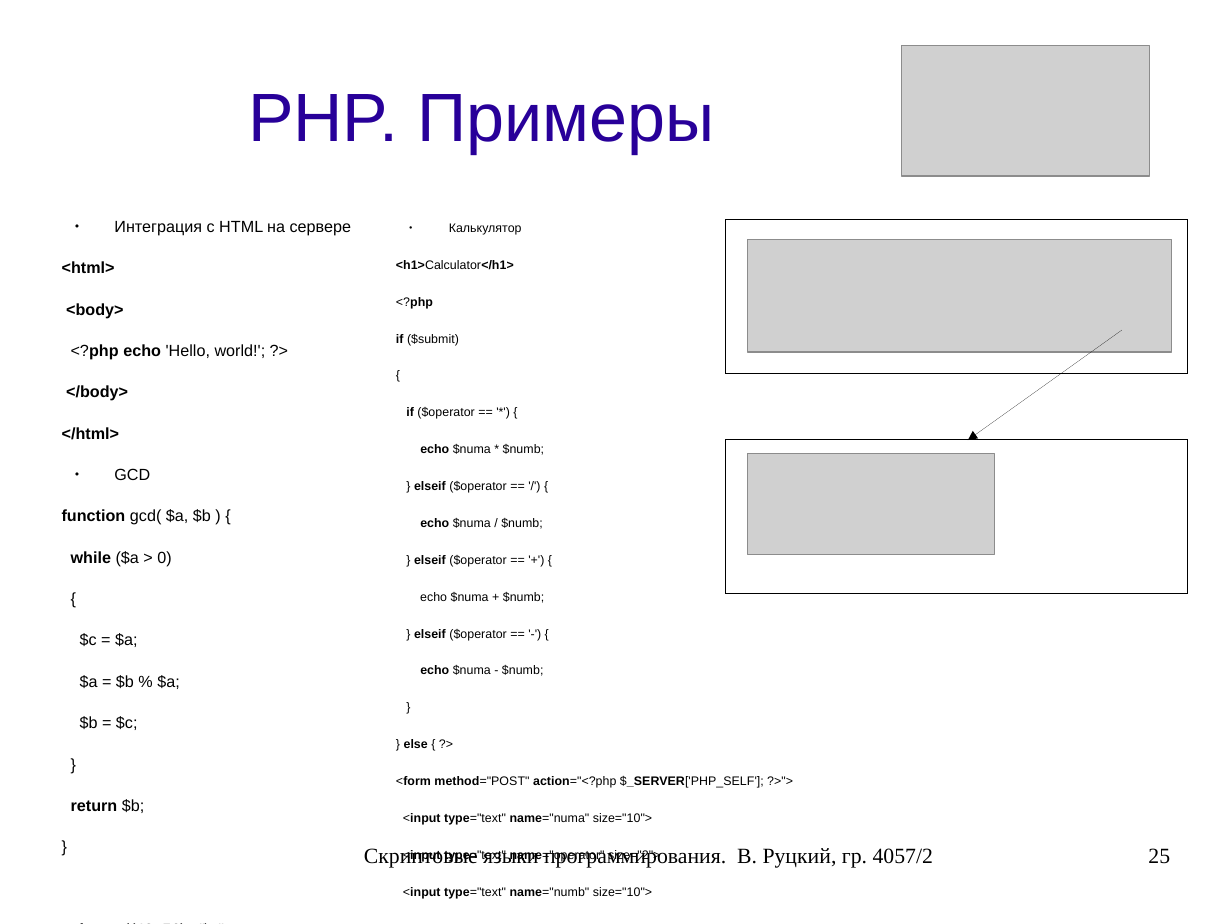
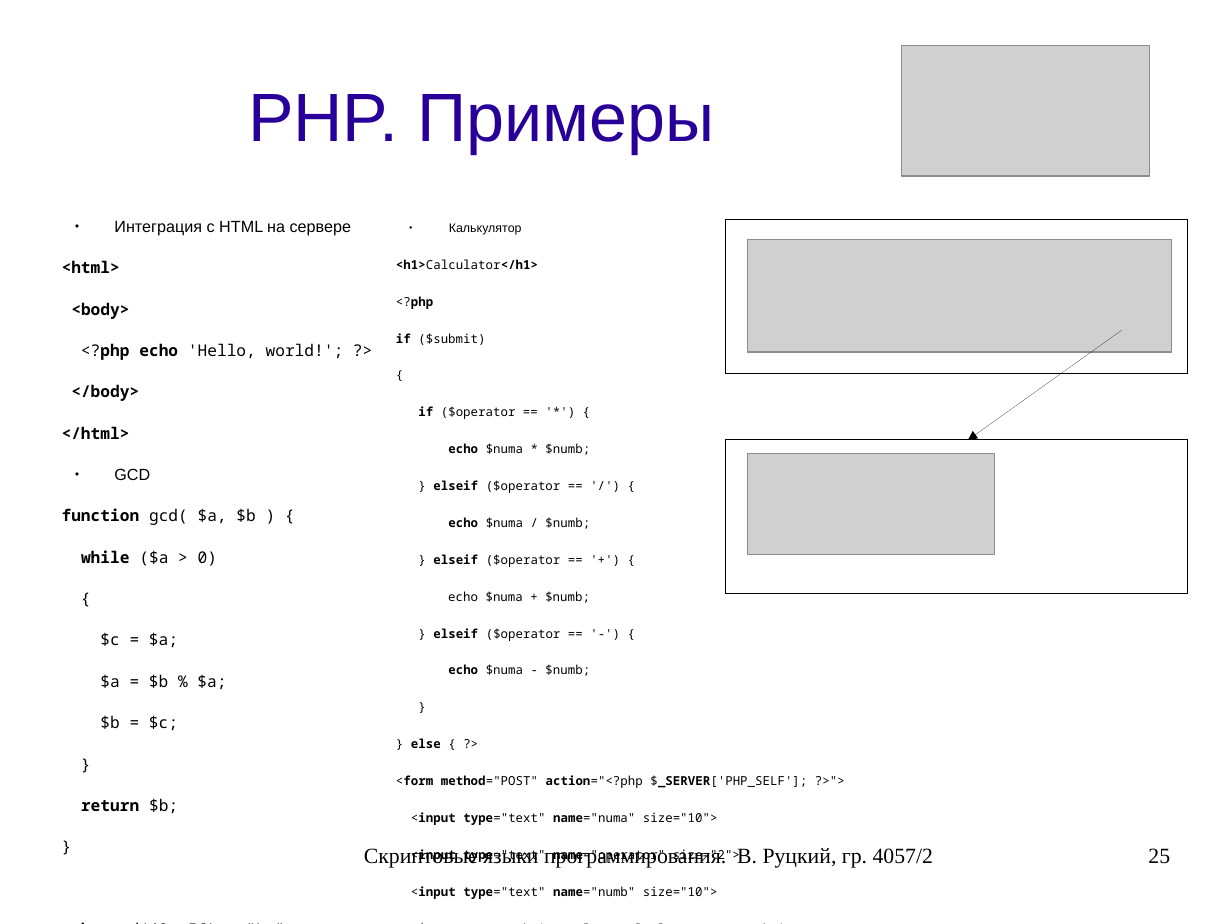
Before and after one commit to rutsky/semester07, a slide deck: slide 25 of Operation_systems/scripting_languages/40572_Rutsky_Scripting_languages.odp. Drawn at 1232x924 pixels with LibreOffice and Linux fonts; fonts in the diff are those of the drawing; grey boxes stand for pictures. Boxes give left, top, right and bottom in pixels: in the first picture for what was removed or moved away, otherwise in the second. Text is boxed around its words. In the diff, an @@ line names an element or a change of style, - is before the commit and + after.

```diff
--- a/Operation_systems/scripting_languages/40572_Rutsky_Scripting_languages.odp
+++ b/Operation_systems/scripting_languages/40572_Rutsky_Scripting_languages.odp
@@ text at <box>62,260,344,814</box>: font Arial to Noto Sans Mono in "<html>", "<body>", "<?php echo 'Hello, world!'; ?>", "</body>" and 11 more places @@
@@ text at <box>396,259,807,899</box>: font Arial to Noto Sans Mono @@
```
Also in this commit, not shown: 14 other slides changed.
